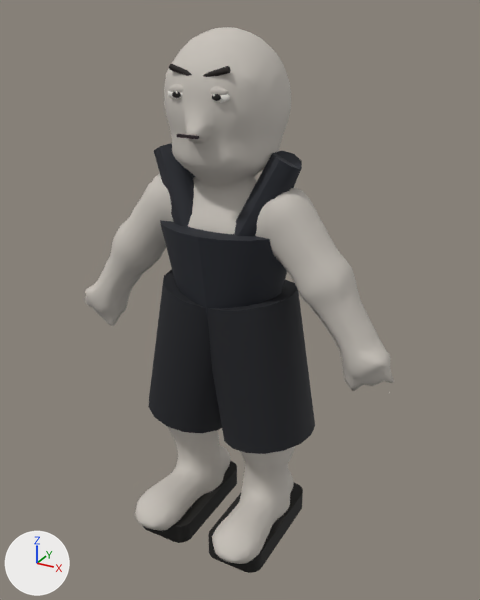
The glTF model public/characters/street-body.glb: old version first, new version second.
One viewpoint serves both versions: a 50 mm camera at (0.987, -1.735, 1.713) aimed at (0.055, -0.042, 0.866). Every picture has the same lights, and +X, +Y and +Z are marked at lower left. The first picture is the older version. Where no turn or scale is listed for an object, it has been applied to the vertices. Vertices at exactly the same position are counted once.

Objects in the first picture: 'Body', 'Sole_L', 'Sole_R' and 9 more.
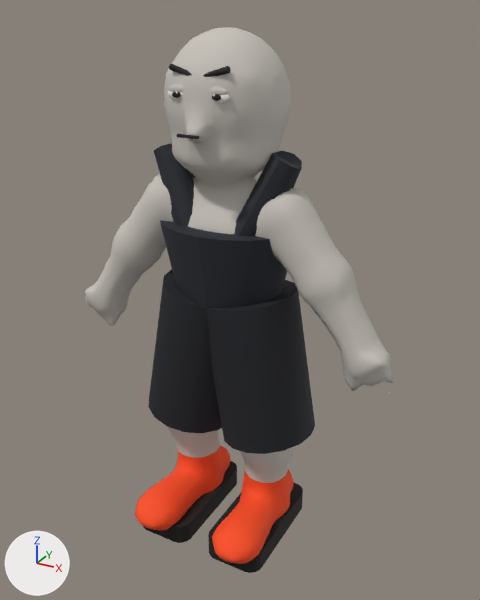
Diff of the bpy script that builds the scene:
```diff
--- a/public/characters/street-body.glb.py
+++ b/public/characters/street-body.glb.py
@@ mat_shoe @@
+mat_shoe = principled_material('Shoe')
+mat_shoe.base_color = (1.0, 0.0742, 0.0103)  # orange #ff4d1a
+mat_shoe.roughness = 0.8
@@ me_mesh_13 @@
 # used by ob_body; location = (0.0, 0.0, 0.0)
-me_mesh_13.from_pydata(...)  # 4684 vertices, 9324 faces; spans x -0.57..0.58, y -0.34..0.16, z 0.01..1.66
+me_mesh_13.from_pydata(...)  # 4770 vertices, 9496 faces; spans x -0.57..0.58, y -0.34..0.16, z 0.01..1.66
+# me_mesh_13 part 1
+# 99 faces are deleted
+# 86 vertices are added at x -0.22..0.22, y -0.08..0.07, z 0.22
+# 120 new faces join them, mat_body (light grey #c8c2ba)
+# 151 new faces join them, mat_shoe (orange #ff4d1a)
+# me_mesh_13 part 2: 1603 faces spanning x -0.24..0.24, y -0.34..0.16, z 0.01..0.22 switch from mat_body (light grey #c8c2ba) to mat_shoe (orange #ff4d1a)
+# other edits to the shape of me_mesh_13 do not show in these pictures
 me_mesh_13.materials.append(mat_tank)
```

Changed parts and their boxes [x1, y1, x2, y2] in the pictures (480 x 600 px):
part 1 of me_mesh_13, reshaped: [177, 443, 288, 490] in both
part 2 of me_mesh_13, recoloured (darker): [135, 446, 294, 564] in both
